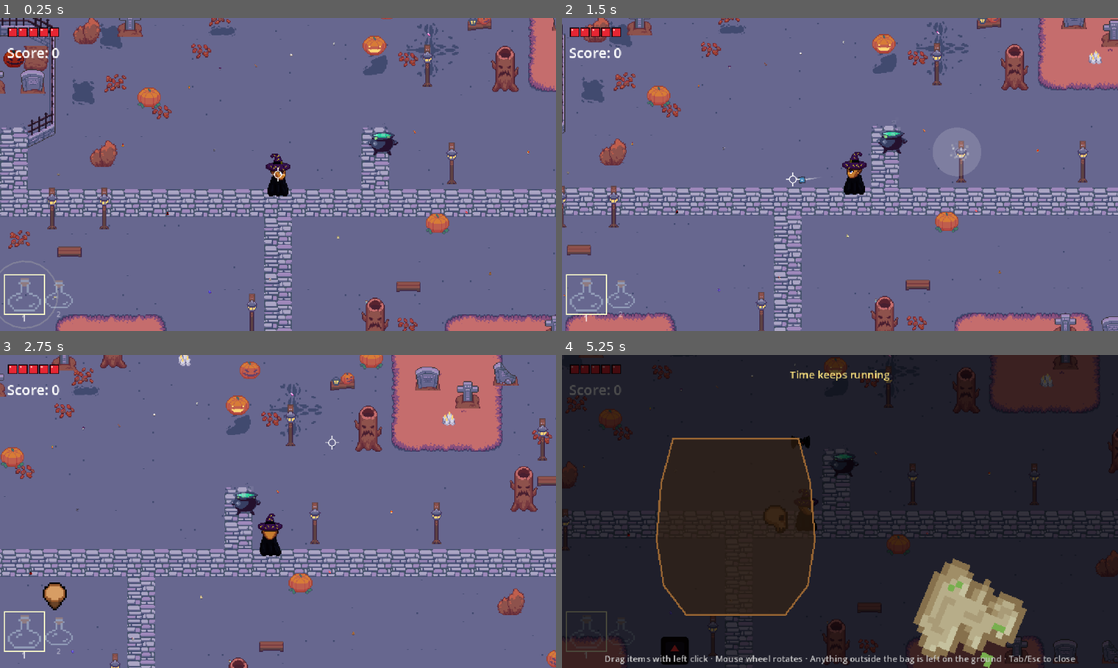
Above: before the commit, frames 1-4 (two rows, left to right).
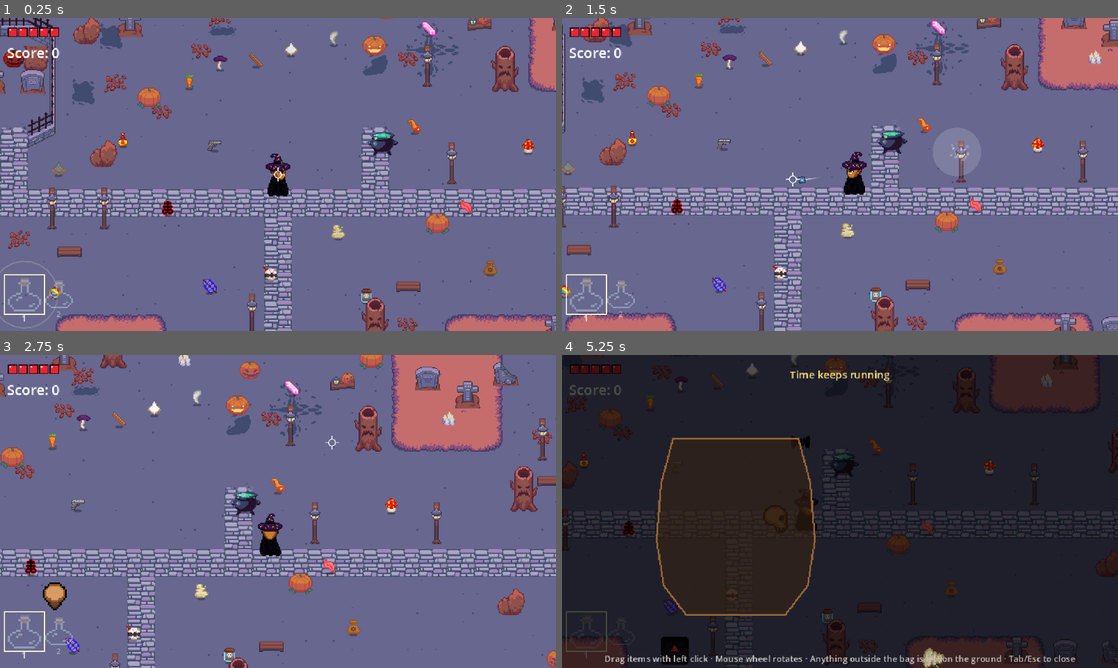
Above: after the commit, the same moments.

Repository: JvCodes76/Gamejam-
Game: Godot game, scene res://levels/main_level.tscn
Two runs of this game, one before a commit and one after it. Both use one fixed random seed, a clock stepped at 60 frames per second and the inputs below. This scene is started directly instead of the project's main scene. The engine's default icon, where the game draws it, is replaced by a stand-in: a white triangle on a blue panel in a dark square.
Inputs (mouse positions are in pixels of both pictures, inside the frame that each line leads up to):
- Up to frame 1 (0.25 s): no input
- Up to frame 2 (1.5 s): tap Enter (brew) at 0.5 s; move the mouse to (962, 158) at 0.52 s; hold D (move_right) 0.53-1.25 s; hold F (bottle) 0.53-1.25 s; click (962, 158) at 0.67 s; drag from (728, 190) to (923, 158) at 1.27 s
- Up to frame 3 (2.75 s): move the mouse to (333, 442) at 2.02 s; hold D (move_right) from 2.03 s (still down); hold E (interact) from 2.03 s (still down)
- Up to frame 4 (5.25 s): release D (move_right) at 2.75 s; release E (interact) at 2.75 s; drag from (812, 574) to (617, 596) at 2.77 s; move the mouse to (1006, 558) at 3.52 s; hold A (move_left) 3.53-4.25 s; tap B at 3.6 s; tap Tab (inventory) at 4.15 s; drag from (673, 464) to (717, 542) at 4.27 s; move the mouse to (867, 511) at 5.02 s; hold S (move_down) from 5.03 s (still down); hold F (bottle) from 5.03 s (still down); click (867, 511) at 5.17 s

The runs differ from the first frame. In frame 1, 1.3% of the frame differs, in the area x 8-97%, y 1-92%; in frame 2, 1.3%; in frame 3, 1.2%; in frame 4, 4.8%, in the area x 3-84%, y 0-100%.

Commit message:
corrige o ultimo commit

Diff:
--- a/gamejam+/autoloads/item_manager.gd
+++ b/gamejam+/autoloads/item_manager.gd
@@ -19,8 +19,8 @@
 var inventory_open: bool = false
 var shrink_upgrade_active: bool = false
 var shrink_scale: float = 0.6
-# Base scale of the sprites on the inventory screen (16 px -> 96 px)
-var base_item_scale: float = 6.0
+# Base scale of the sprites on the inventory screen (16 px -> 19 px; was 6.0 = 96 px, 5x smaller)
+var base_item_scale: float = 1.2
 # Current floor (1 = first); each floor shrinks items by 1/FLOOR_SHRINK_FACTOR
 var floor_level: int = 1
 const FLOOR_SHRINK_FACTOR: float = 1.25
--- a/gamejam+/inventory/ground_item_spawner.gd
+++ b/gamejam+/inventory/ground_item_spawner.gd
@@ -9,8 +9,6 @@
 @export var seed_on_first_load: bool = true
 @export var min_radius: float = 80.0
 @export var max_radius: float = 160.0
-## Scale of the ground items' visuals (1 = normal); the position is not affected
-@export var item_scale: float = 1.0
 
 var _nodes: Dictionary = {}  # entry (Dictionary) -> GroundItem
 
@@ -54,5 +52,4 @@
 		var node: GroundItem = GROUND_ITEM_SCENE.instantiate()
 		add_child(node)
 		node.setup(entry)
-		node.scale = Vector2.ONE * item_scale
 		_nodes[entry] = node
--- a/gamejam+/levels/main_level.tscn
+++ b/gamejam+/levels/main_level.tscn
@@ -891,7 +891,5 @@
 starting_items = Array[ExtResource("6_idata")]([ExtResource("i_carrot"), ExtResource("i_mushroom"), ExtResource("i_cinn …(646 unchanged characters)…
 ; [DEBUG] Test: all items scattered on the ground and a larger radius
 max_radius = 300.0
-; [DEBUG] Test: items 5x smaller
-item_scale = 0.2
 
 [node name="HUD" parent="." unique_id=998489572 instance=ExtResource("4_hud")]
